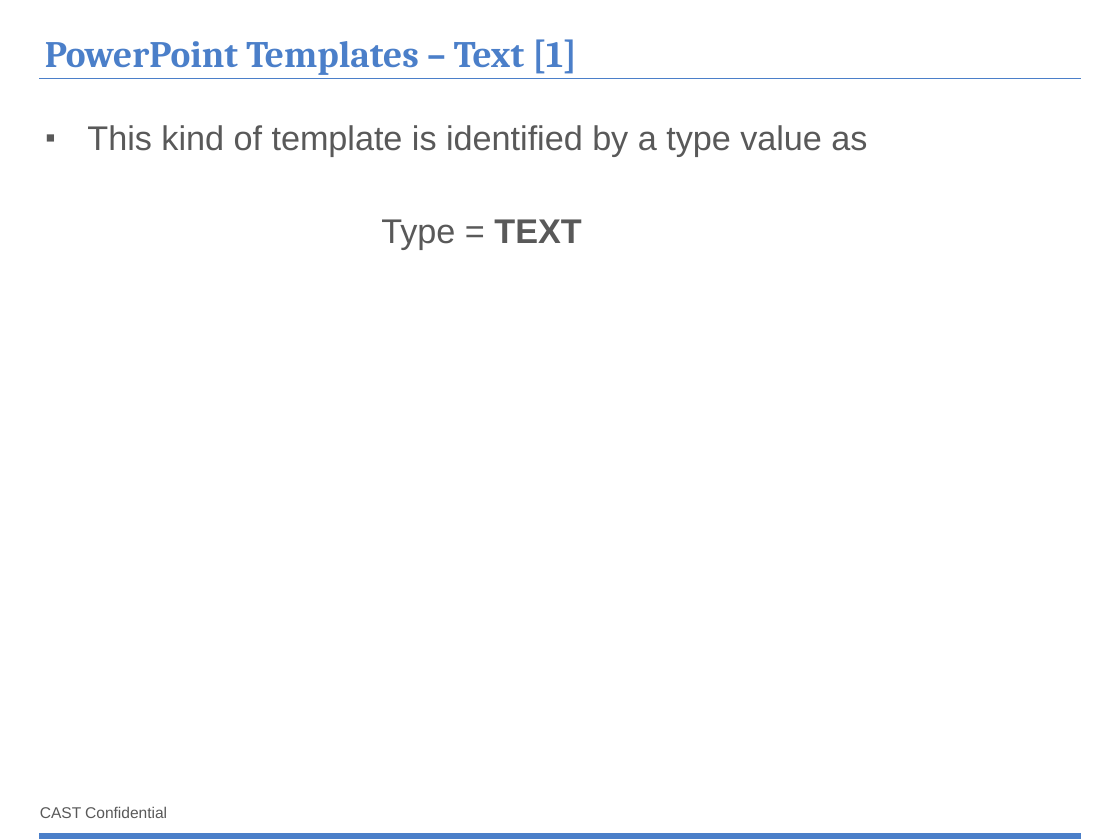
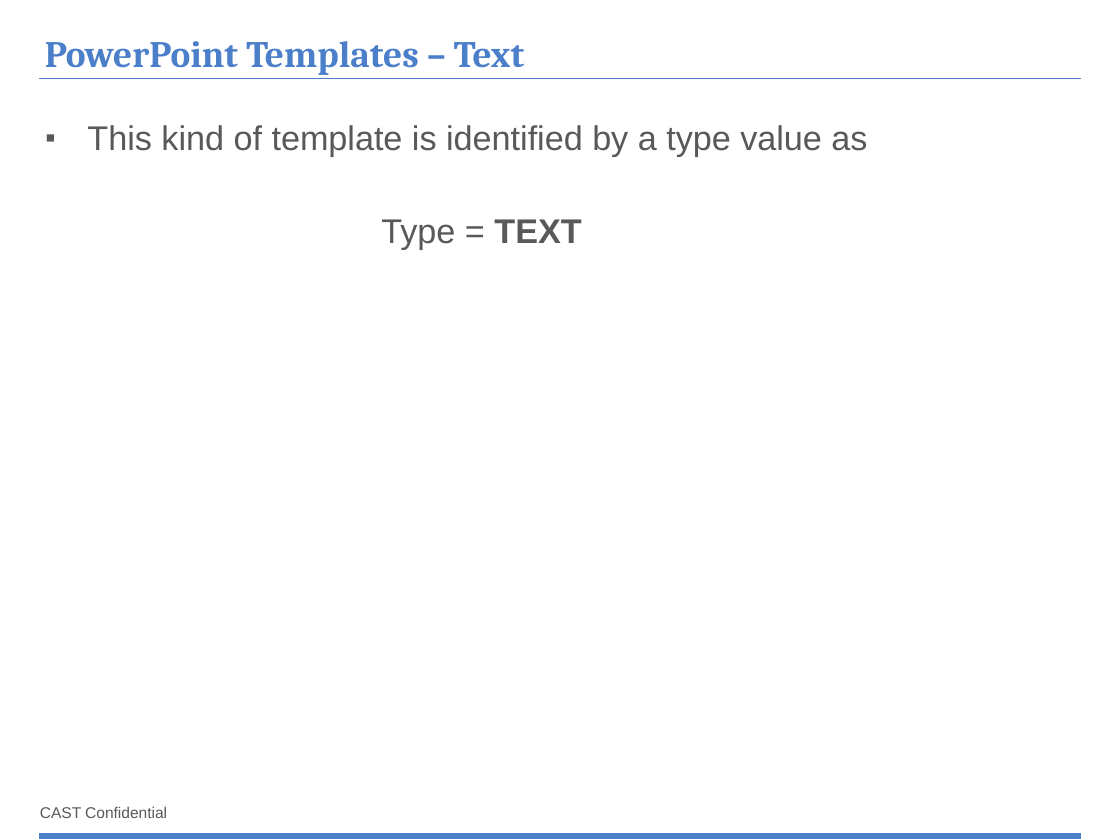
Before and after one commit to CAST-projects/ReportGenerator, a slide deck: slide 9 of CastReporting.Reporting/PortfolioTemplatesFiles/1- Portfolio-Powerpoint-components-library.pptx. Drawn at 1120x840 pixels with LibreOffice and Linux fonts; fonts in the diff are those of the drawing; background and template pictures are left out. Boxes give left, top, right and bottom in pixels: in the first picture for what was removed or moved away, otherwise in the second. Text is boxed around its words. In the diff, an @@ line names an element or a change of style, - is before the commit and + after.

```diff
--- a/CastReporting.Reporting/PortfolioTemplatesFiles/1- Portfolio-Powerpoint-components-library.pptx
+++ b/CastReporting.Reporting/PortfolioTemplatesFiles/1- Portfolio-Powerpoint-components-library.pptx
@@ title at [45, 41, 524, 75]: text changed @@
-PowerPoint Templates – Text [1]
+PowerPoint Templates – Text
```
Also in this commit, not shown: 12 other slides changed, 1 slide added.
